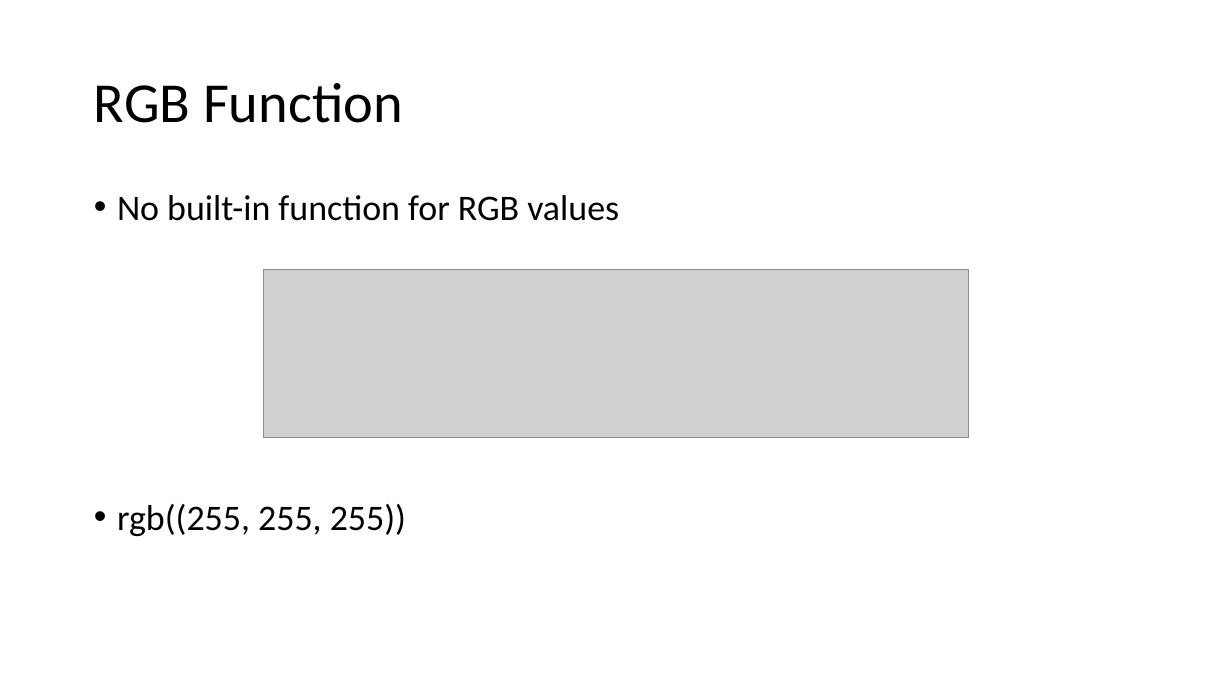
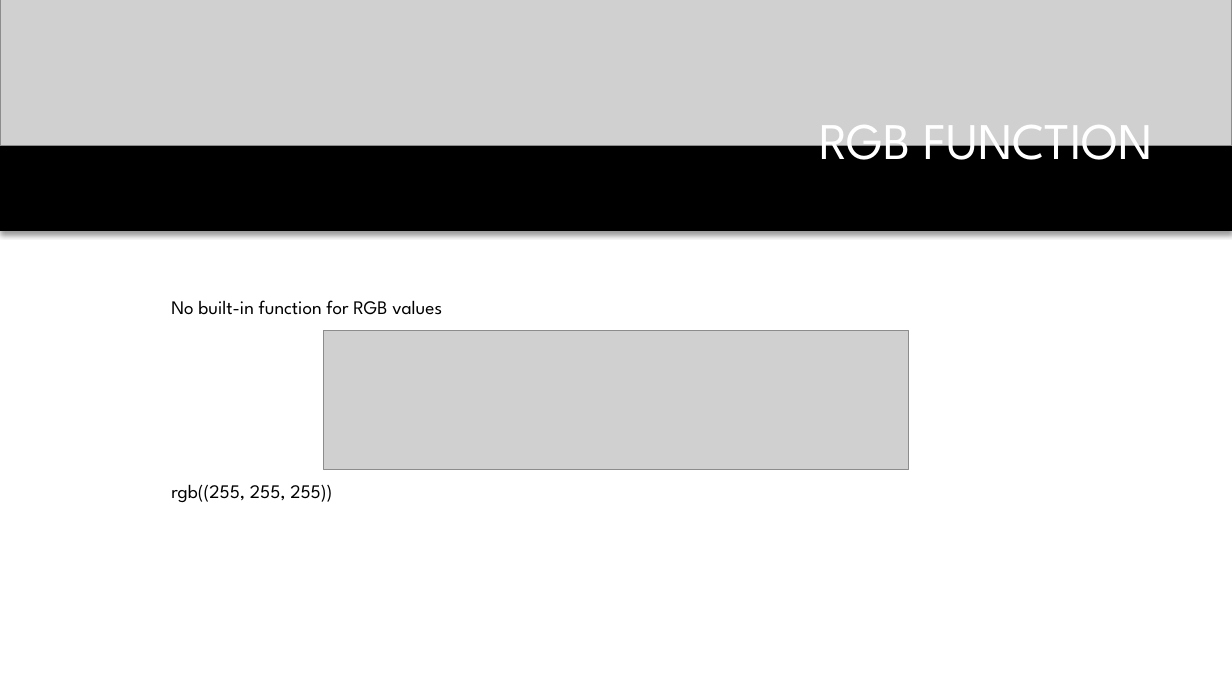
Before and after one commit to 24tweikel/TkInterTutorial, a slide deck: slide 9 of tkinter.pptx (slide 8 before the commit). Drawn at 1232x693 pixels with LibreOffice and Linux fonts; fonts in the diff are those of the drawing; grey boxes stand for pictures; background and template pictures are left out. Boxes give left, top, right and bottom in pixels: in the first picture for what was removed or moved away, otherwise in the second. Text is boxed around its words. In the diff, an @@ line names an element or a change of style, - is before the commit and + after.

```diff
--- a/tkinter.pptx
+++ b/tkinter.pptx
@@ rectangle added at (x1=0, y1=0, x2=1232, y2=231), fill #000000 @@
@@ picture added at (x1=0, y1=0, x2=1232, y2=146) @@
@@ title at (x1=819, y1=125, x2=1153, y2=174): text changed; size 44 to 40 pt; font Calibri to League Spartan; text colour #000000 to #FFFFFF @@
-RGB Function
+RGB FUNCTION
@@ text "No built-in function for RGB ..." moved from (x1=117, y1=195, x2=619, y2=536) to (x1=171, y1=300, x2=442, y2=502) @@
@@ text "No built-in function for RGB ..." at (x1=171, y1=300, x2=442, y2=502): size 28 to 14.9 pt, font Calibri to League Spartan; bullet • to none; line spacing 0.9 to 1; less space between paragraphs @@
@@ picture resized from (x1=263, y1=270, x2=969, y2=437) to (x1=323, y1=331, x2=909, y2=470) @@
```
Also in this commit, not shown: 2 other slides changed, 3 slides added, 1 slide removed.
